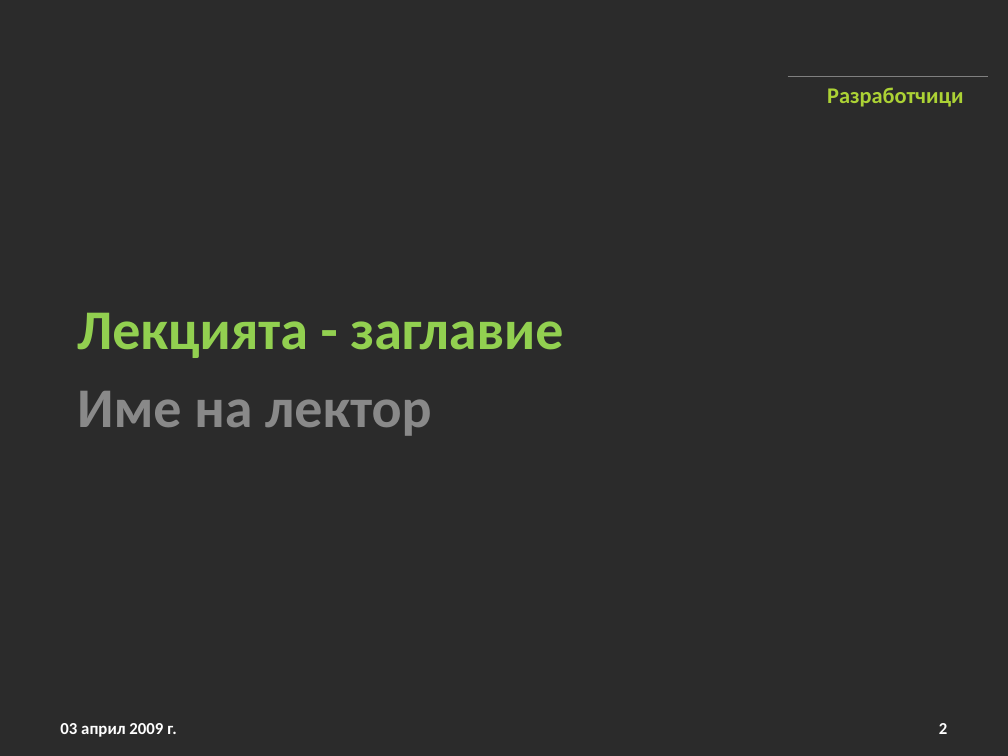
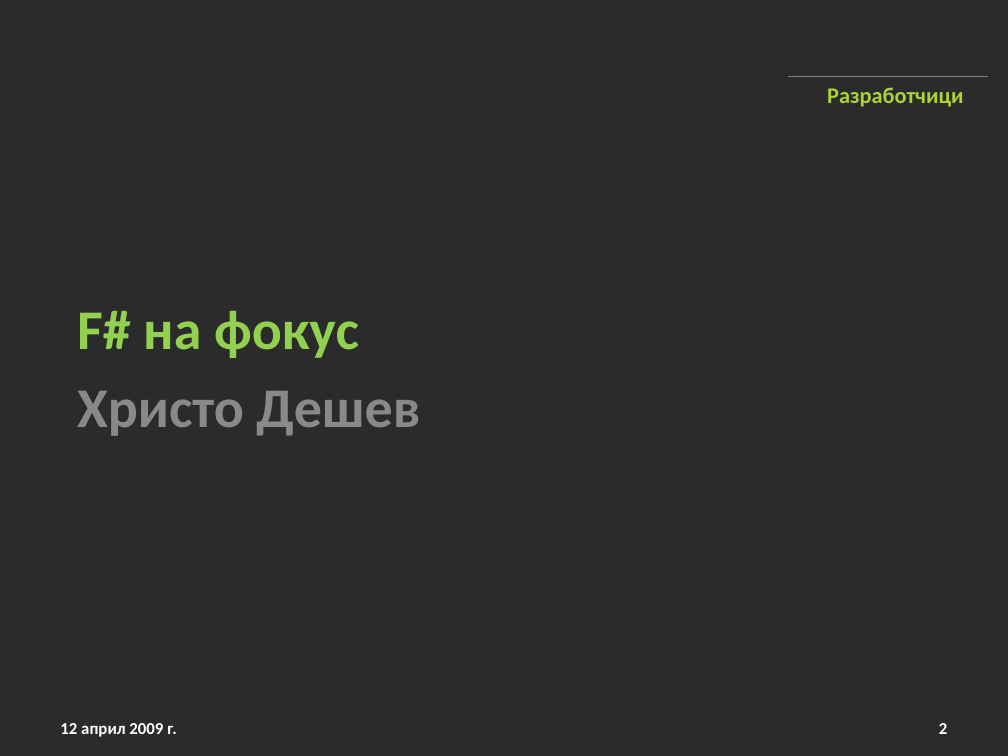
Before and after one commit to hdeshev/fsharp-msdays09, a slide deck: slide 2 of MSDays09_HristoDeshev.pptx. Drawn at 1008x756 pixels with LibreOffice and Linux fonts; fonts in the diff are those of the drawing; background and template pictures are left out; a plain dark background stands for a picture behind light text. Boxes give left, top, right and bottom in pixels: in the first picture for what was removed or moved away, otherwise in the second. Text is boxed around its words. In the diff, an @@ line names an element or a change of style, - is before the commit and + after.

```diff
--- a/MSDays09_HristoDeshev.pptx
+++ b/MSDays09_HristoDeshev.pptx
@@ text at (x1=77, y1=311, x2=420, y2=436): text changed; text colour #92D050 to #898989 @@
-Лекцията - заглавие
-Име на лектор
+F# на фокус
+Христо Дешев
@@ text at (x1=60, y1=723, x2=177, y2=737): text changed @@
-03 април 2009 г.
+12 април 2009 г.
```
Also in this commit, not shown: 1 other slide changed.
